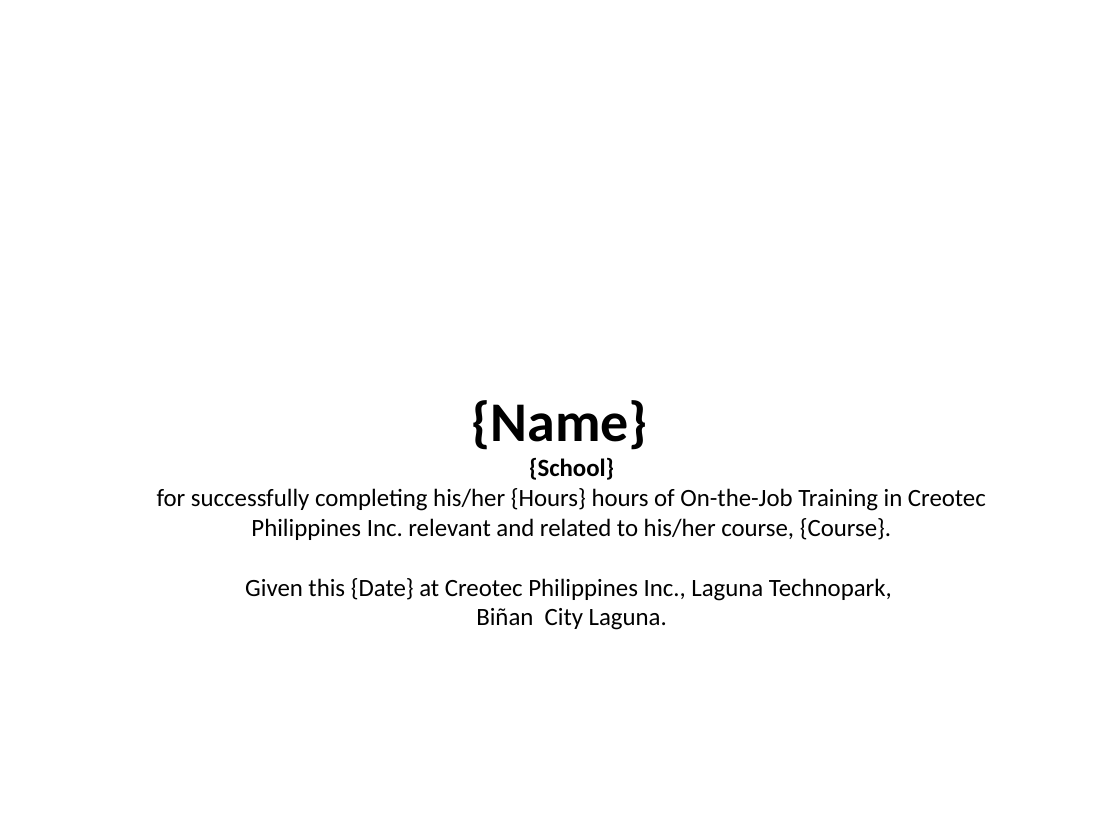
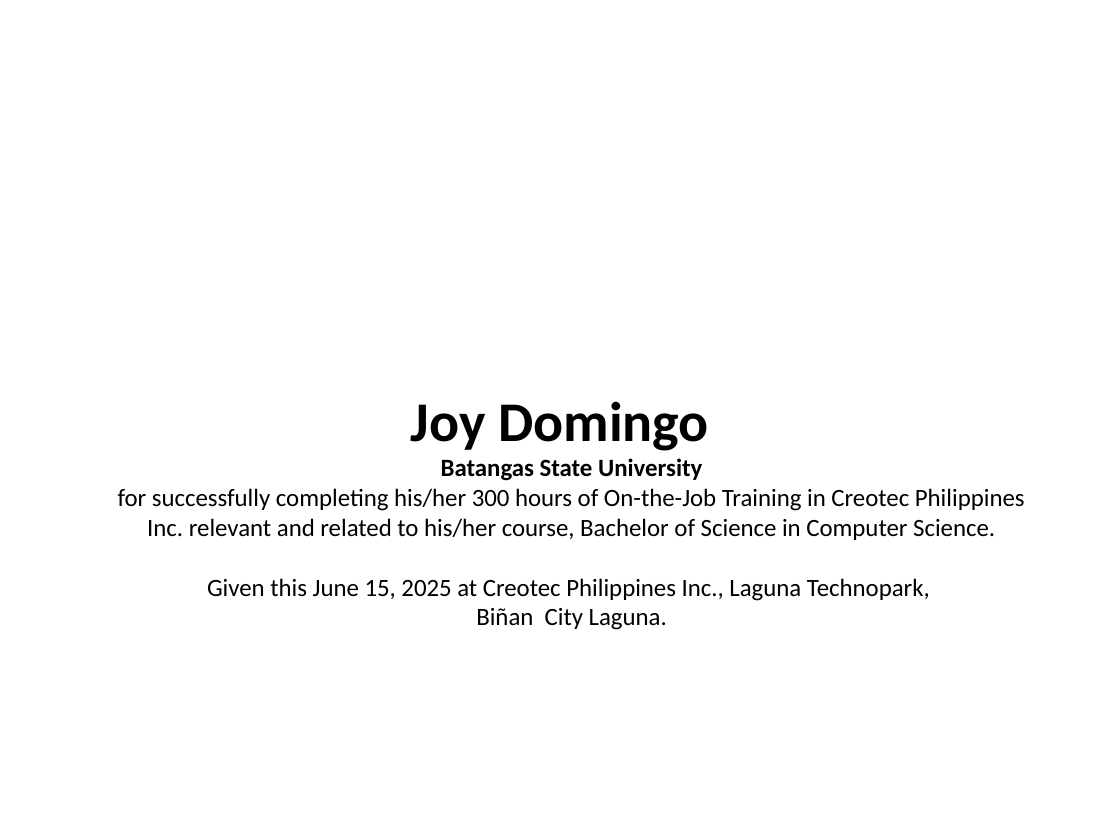
Before and after one commit to JorelDenceReyethJMorales/CreotecTesda, a slide deck: slide 4 of backend/static/generated/certificates_ojt.pptx. Drawn at 1120x840 pixels with LibreOffice and Linux fonts; fonts in the diff are those of the drawing; background and template pictures are left out. Boxes give left, top, right and bottom in pixels: in the first picture for what was removed or moved away, otherwise in the second. Text is boxed around its words. In the diff, an @@ line names an element or a change of style, - is before the commit and + after.

```diff
--- a/backend/static/generated/certificates_ojt.pptx
+++ b/backend/static/generated/certificates_ojt.pptx
@@ text at bbox=[411, 401, 709, 451]: text changed @@
-{Name}
+Joy Domingo
@@ text at bbox=[118, 458, 1025, 601]: text changed @@
-{School}
-for successfully completing his/her {Hours} hours of On-the-Job Training in Creotec Philippines Inc. relevant and related to his/her course, {Course}.
-Given this {Date} at Creotec Philippines Inc., Laguna Technopark,
+Batangas State University
+for successfully completing his/her 300 hours of On-the-Job Training in Creotec Philippines Inc. relevant and related to his/her course, Bachelor of Science in Computer Science.
+Given this June 15, 2025 at Creotec Philippines Inc., Laguna Technopark,
```
Also in this commit, not shown: 3 other slides changed, 3 slides added, 2 other files.
